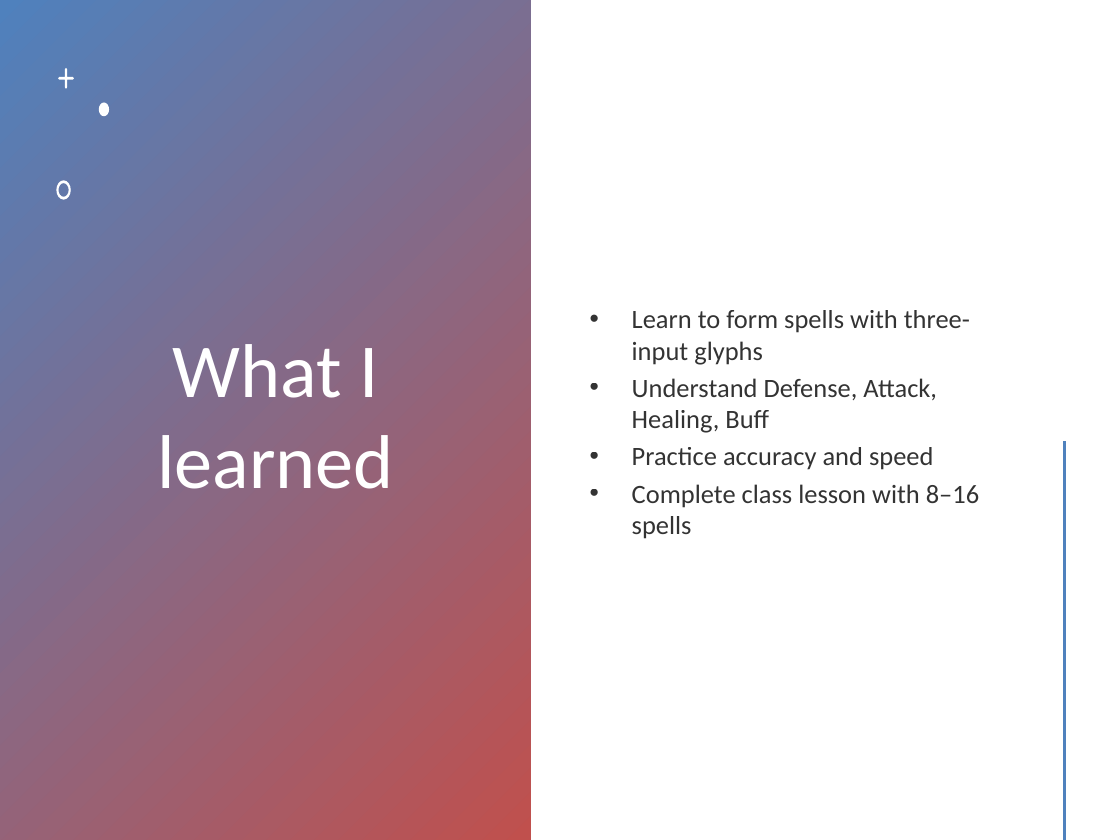
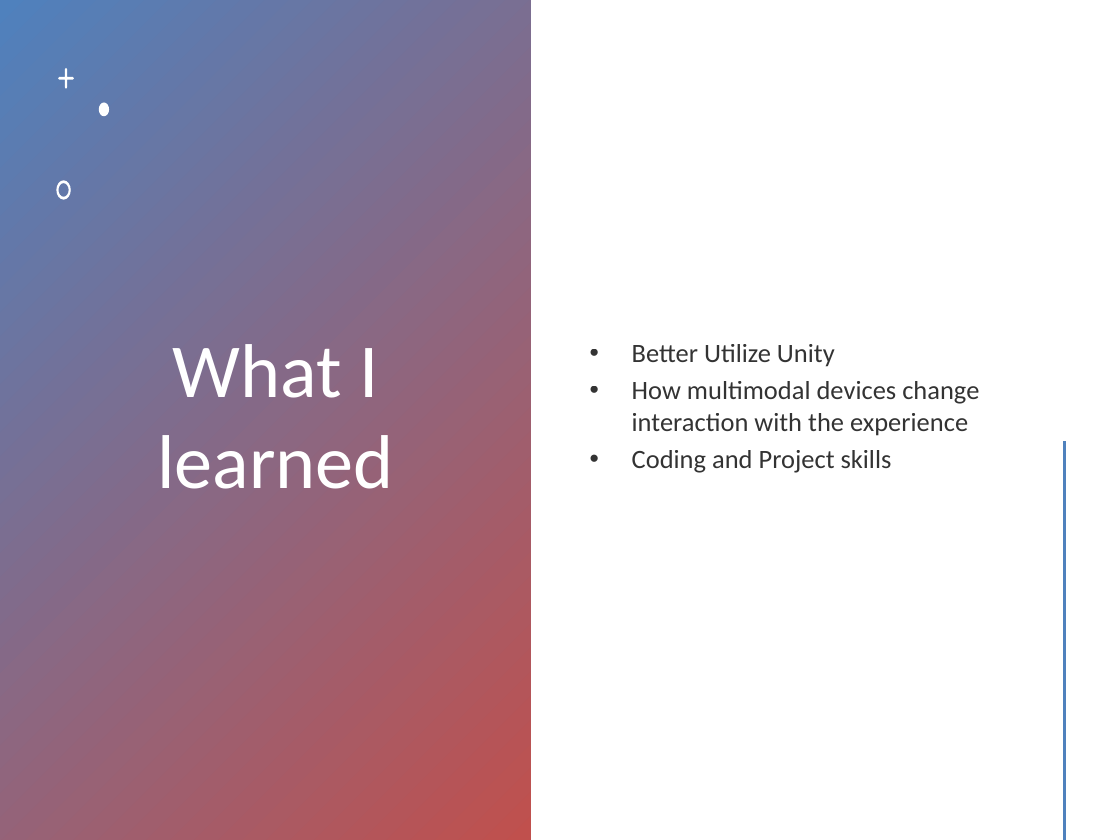
Before and after one commit to csu-hci-projects/CS465_OrdwayR, a slide deck: slide 19 of Rosys_Wizards_465_Presentation.pptx. Drawn at 1120x840 pixels with LibreOffice and Linux fonts; fonts in the diff are those of the drawing. Boxes give left, top, right and bottom in pixels: in the first picture for what was removed or moved away, otherwise in the second. Text is boxed around its words. In the diff, an @@ line names an element or a change of style, - is before the commit and + after.

Commit message:
more

```diff
--- a/Rosys_Wizards_465_Presentation.pptx
+++ b/Rosys_Wizards_465_Presentation.pptx
@@ text at box(632, 344, 979, 473): text changed @@
-• Learn to form spells with three-input glyphs
-• Understand Defense, Attack, Healing, Buff
-• Practice accuracy and speed
-• Complete class lesson with 8–16 spells
+• Better Utilize Unity
+• How multimodal devices change interaction with the experience
+• Coding and Project skills
```
